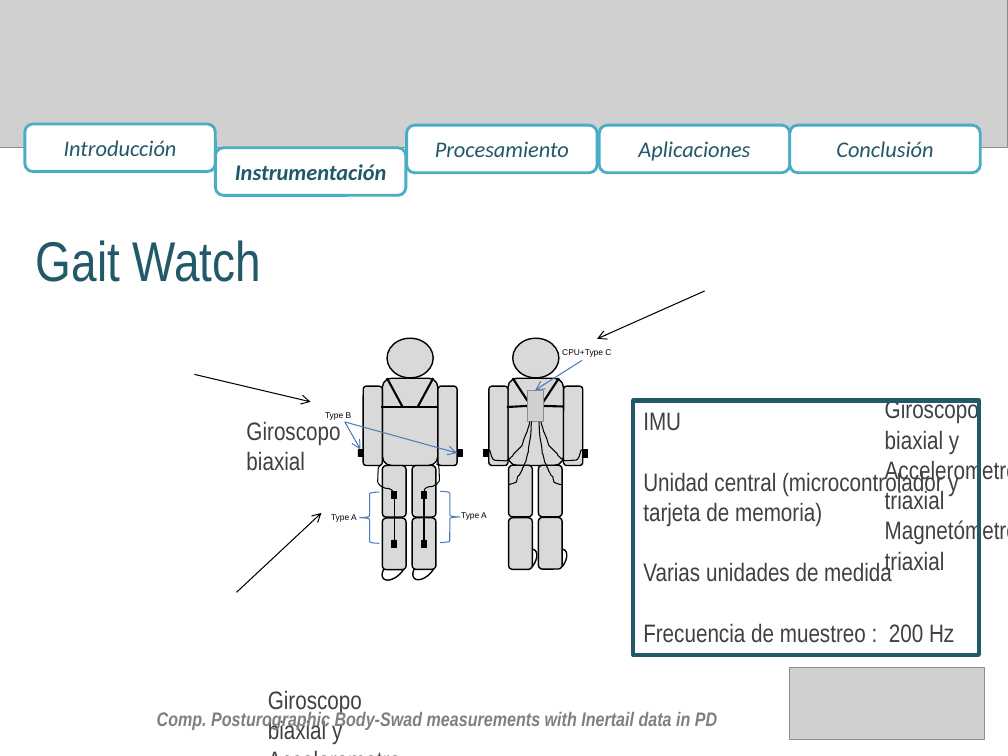
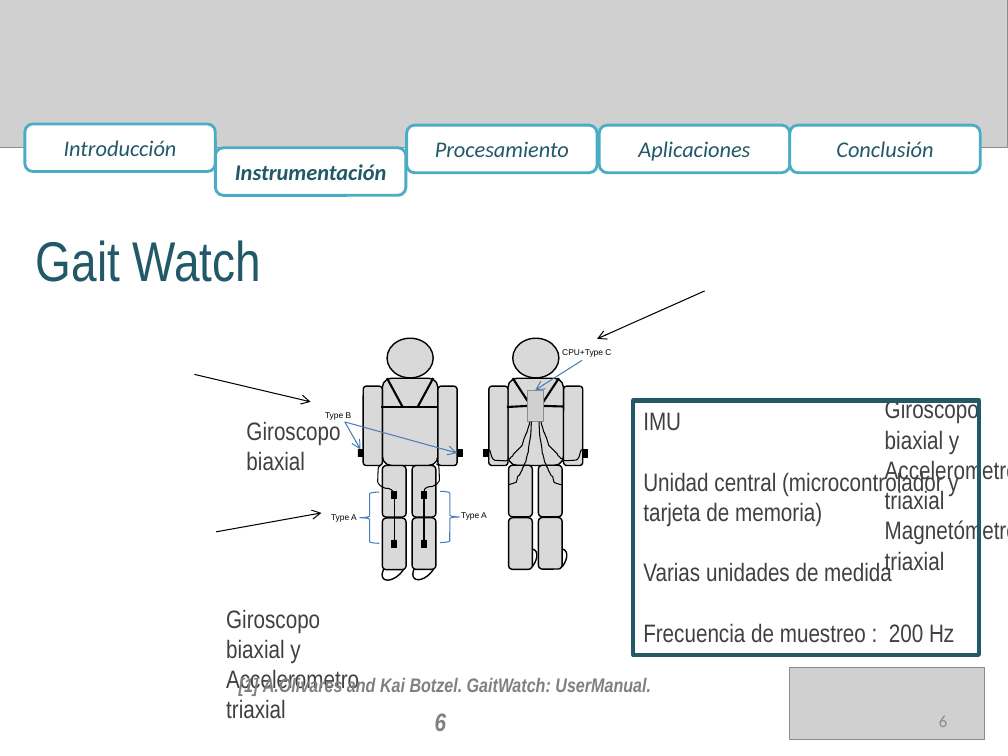
Before and after one commit to aolivares/APA, a slide deck: slide 6 of Documents/Project report Vero/Presentation/Presentation_V2.pptx. Drawn at 1008x756 pixels with LibreOffice and Linux fonts; fonts in the diff are those of the drawing; grey boxes stand for pictures. Boxes give left, top, right and bottom in pixels: in the first picture for what was removed or moved away, otherwise in the second. Text is boxed around its words. In the diff, an @@ line names an element or a change of style, - is before the commit and + after.

```diff
--- a/Documents/Project report Vero/Presentation/Presentation_V2.pptx
+++ b/Documents/Project report Vero/Presentation/Presentation_V2.pptx
@@ text "Giroscopo biaxial y Accelerometro triaxial" rewrapped from [268,690,362,744] to [226,609,359,719] @@
@@ arrow moved from (237, 593) - (322, 513) to (217, 532) - (322, 513) @@
@@ text added at [239,676,651,696], 14 pt, text #808080, bold, italic @@
+[1] A.Olivares and Kai Botzel. GaitWatch: UserManual.
@@ text removed at [157,710,717,730] @@
-Comp. Posturographic Body-Swad measurements with Inertail data in PD
@@ text added at [435,713,446,731], 18 pt, text #808080, bold, italic @@
+6
@@ page number added at [939,716,947,727], 12 pt, text #8C8C8C @@
+6
```
Also in this commit, not shown: 28 other slides changed, 1 other file.
